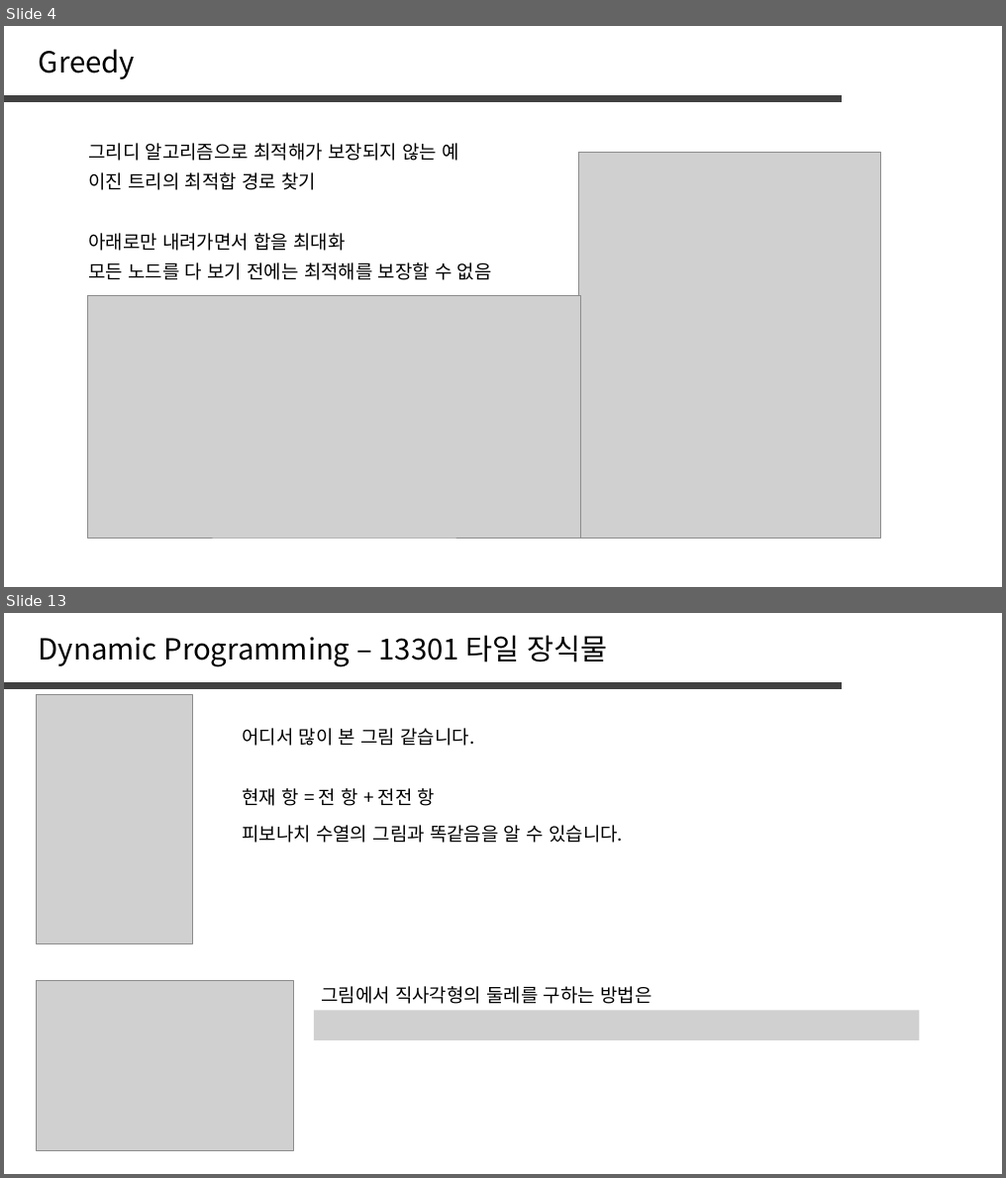
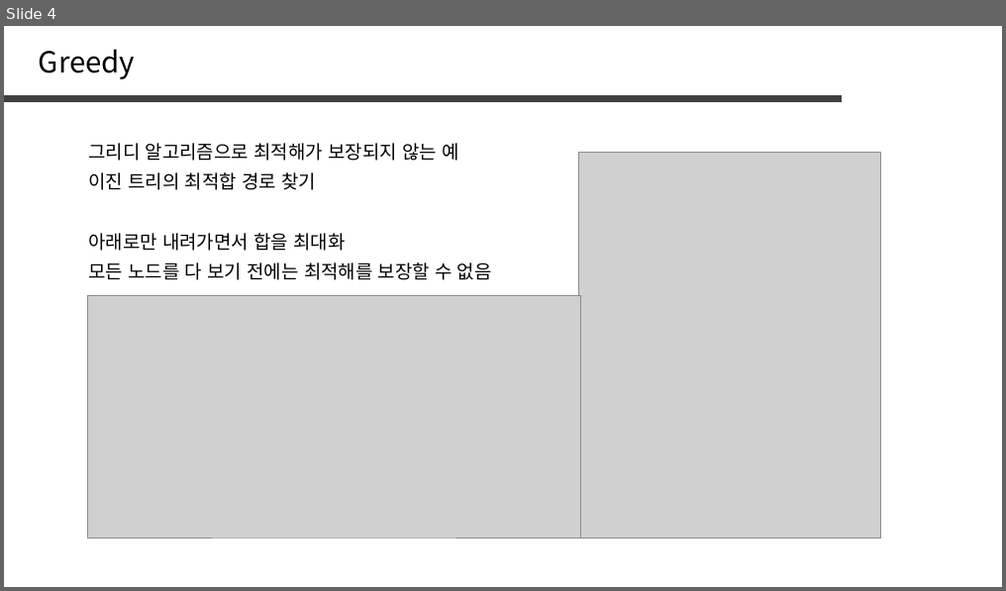
Before and after one commit to jaehoo1/PS-study, a slide deck: study/6_Greedy.pptx. Shown one above the other, each under a label of ours: slides 4 and 13 before the commit, slide 4 after it; the slides between them are not shown. The pictures are 1006x1178 and 1006x591 pixels, drawn with LibreOffice and Linux fonts; fonts in the diff are those of the drawing; grey boxes stand for pictures. Boxes give left, top, right and bottom in pixels: in the first picture for what was removed or moved away, otherwise in the second. Text is boxed around its words. In the diff, an @@ line names an element or a change of style, - is before the commit and + after.

```diff
--- a/study/6_Greedy.pptx
+++ b/study/6_Greedy.pptx
@@ slide 13 removed at [4, 613, 1002, 1174], background #FFFFFF @@
@@ text removed at [39, 635, 608, 667] @@
-Dynamic Programming – 13301 타일 장식물
@@ line removed from (4, 685) to (843, 685) @@
@@ picture removed at [37, 694, 192, 944] @@
@@ text removed at [242, 728, 475, 746] @@
-어디서 많이 본 그림 같습니다.
@@ text removed at [242, 788, 435, 806] @@
-현재 항 = 전 항 + 전전 항
@@ text removed at [242, 825, 623, 843] @@
-피보나치 수열의 그림과 똑같음을 알 수 있습니다.
@@ picture removed at [37, 980, 293, 1152] @@
@@ text removed at [321, 986, 651, 1004] @@
-그림에서 직사각형의 둘레를 구하는 방법은
@@ picture removed at [314, 1011, 920, 1041] @@
```
Also in this commit, not shown: 3 slides changed, 10 slides added, 10 other slides removed.
